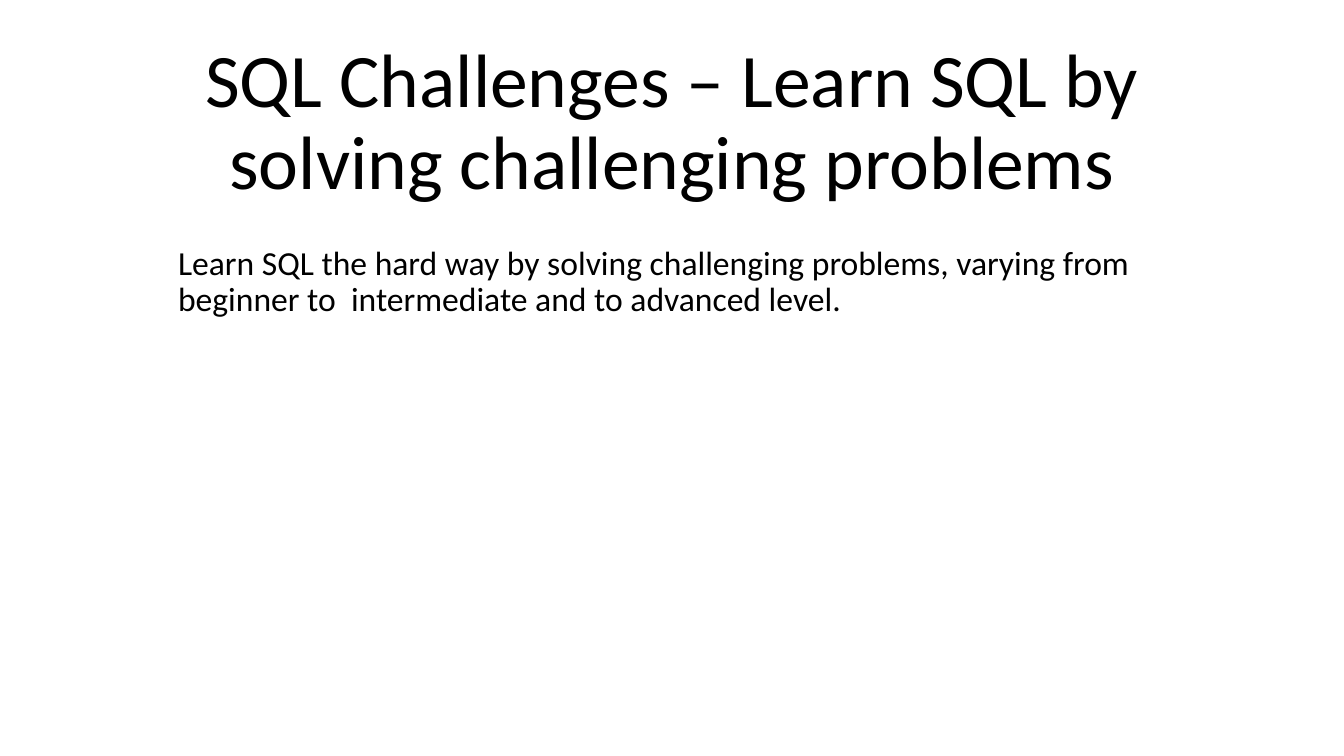
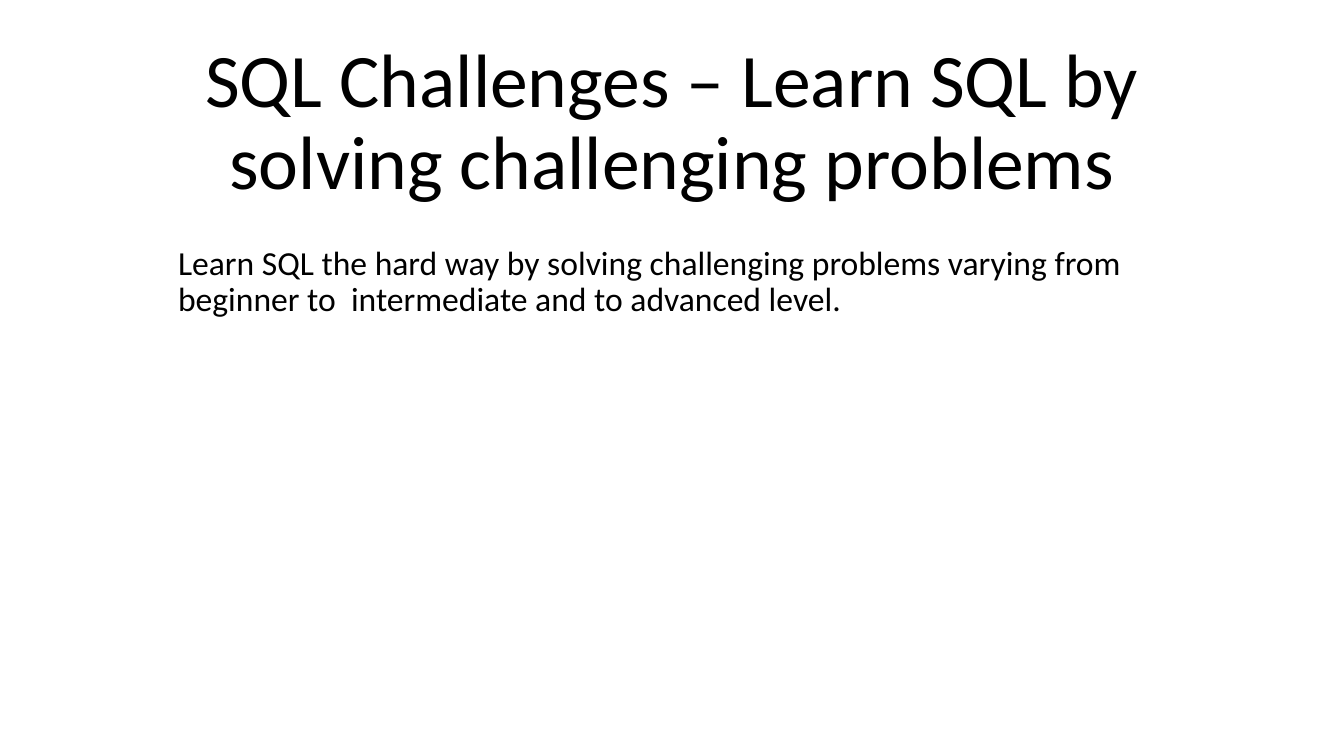
Before and after one commit to KaustubhSathe/sql-challenges, a slide deck: slide 1 of 1. Introduction/Introduction.pptx. Drawn at 1344x756 pixels with LibreOffice and Linux fonts; fonts in the diff are those of the drawing. Boxes give left, top, right and bottom in pixels: in the first picture for what was removed or moved away, otherwise in the second. Text is boxed around its words. In the diff, an @@ line names an element or a change of style, - is before the commit and + after.

```diff
--- a/1. Introduction/Introduction.pptx
+++ b/1. Introduction/Introduction.pptx
@@ subtitle at [178,251,1121,317]: text changed @@
-Learn SQL the hard way by solving challenging problems, varying from beginner to intermediate and to advanced level.
+Learn SQL the hard way by solving challenging problems varying from beginner to intermediate and to advanced level.
```
Also in this commit, not shown: 2 other slides changed, 1 slide added, 1 other file.
